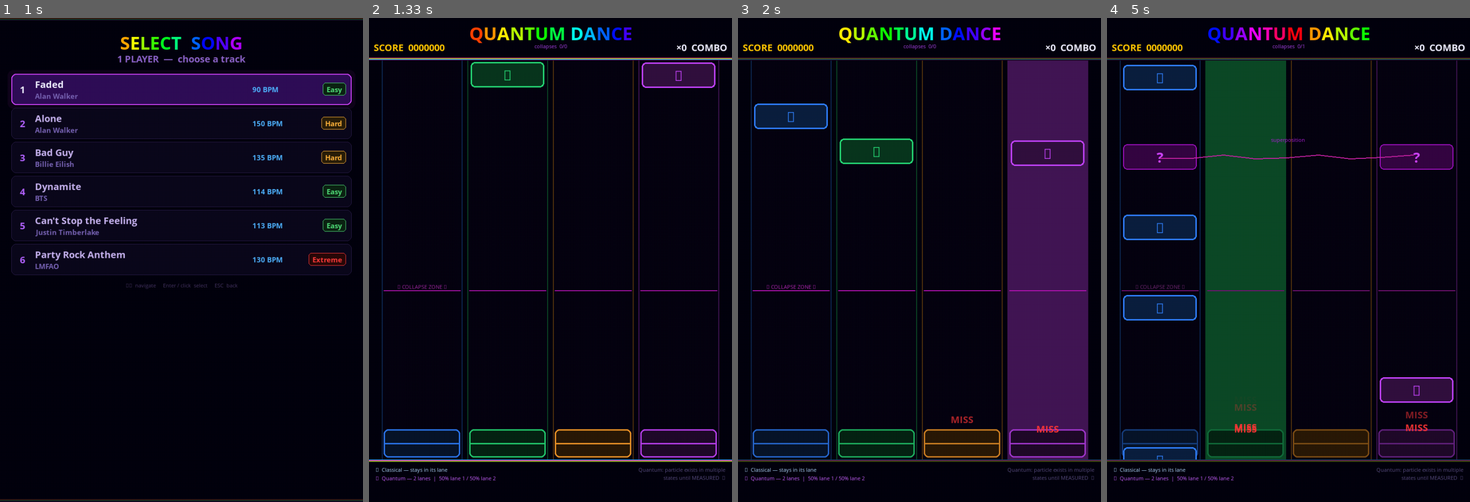
Above: before the commit, frames 1-4 (left to right).
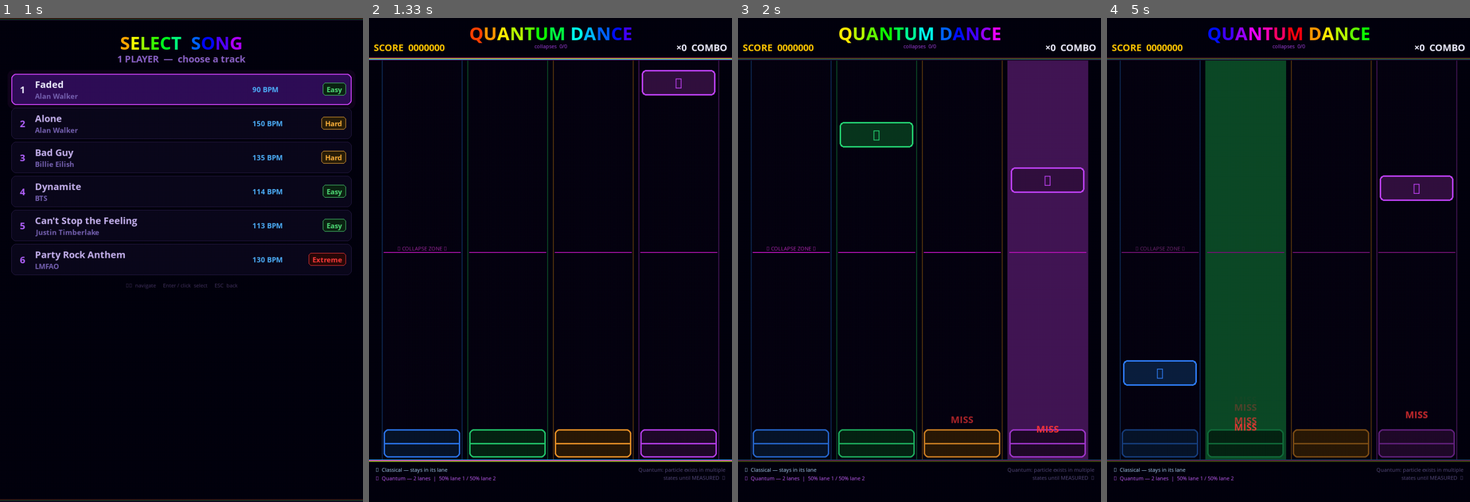
Above: after the commit, the same moments.

Repository: parzival1401/mobile_quantum-
Game: pygame game, started from dance_dance/quantum_optimized.py
Two runs of this game, one before a commit and one after it. Both use one fixed random seed, a clock stepped at 60 frames per second and the inputs below.
Inputs (mouse positions are in pixels of both pictures, inside the frame that each line leads up to):
- Up to frame 1 (1 s): type "ann" at 0.33 s; tap Enter at 0.67 s; type "a" at 0.88 s
- Up to frame 2 (1.33 s): tap Enter at 1.02 s
- Up to frame 3 (2 s): hold Up 1.43-1.9 s; move the mouse to (904, 279) at 1.47 s; hold Right from 1.93 s (still down)
- Up to frame 4 (5 s): tap  at 2.08, 2.58, 3.48, 3.92, 4.98 s; release Right at 2.4 s; hold Left 2.43-2.97 s; hold Down 3-3.3 s; hold Down 3.33-3.73 s; hold Down 3.77-4.13 s; hold Right 4.17-4.8 s; hold Down from 4.83 s (still down)

Frame 1 is identical in both runs. In frame 2, 2.4% of the frame differs, in the area x 4-96%, y 9-57%; in frame 3, 3.6%; in frame 4, 9.8%, in the area x 4-96%, y 5-92%.

Commit message:
difuclty tunning

Diff:
--- a/dance_dance/quantum_optimized.py
+++ b/dance_dance/quantum_optimized.py
@@ -29,8 +29,8 @@
 # ─────────────────────────────────────────────────────────────────────────────
 # FIXED TIMING CONSTANTS  (overridden at runtime by song selection)
 # ─────────────────────────────────────────────────────────────────────────────
-BEATS_PER_NOTE       = 1    # spawn one note every N beats
-BEATS_TO_FALL        = 5    # base beats from spawn to hit zone (scaled by difficulty)
+BEATS_PER_NOTE       = 2  # spawn one note every N beats
+BEATS_TO_FALL        = 4    # base beats from spawn to hit zone (scaled by difficulty)
 COLLAPSE_THRESHOLD   = 2.0  # multiplier: higher = collapse line moves up (more warning)
 
 # Active song settings — set by song select, do not edit directly
